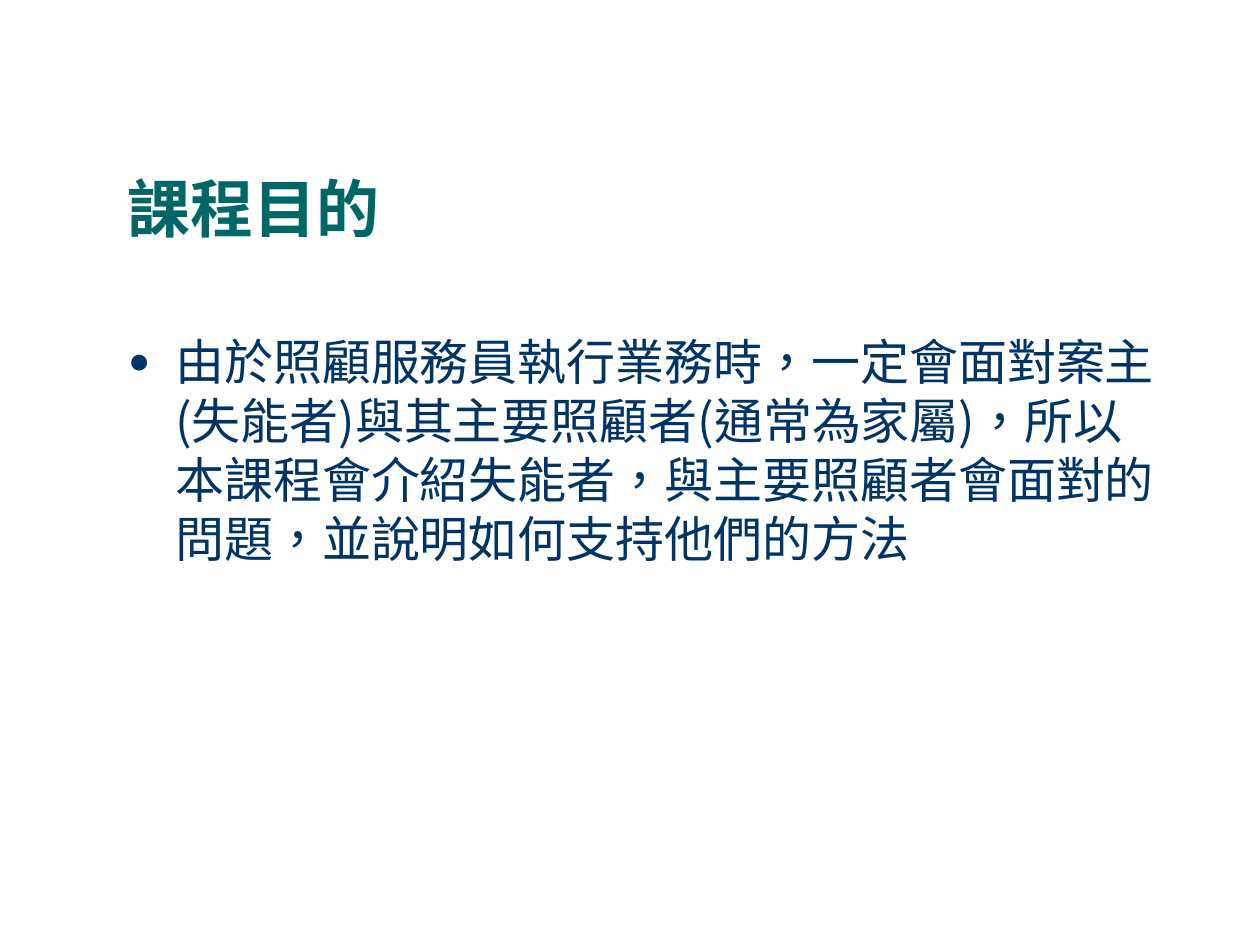
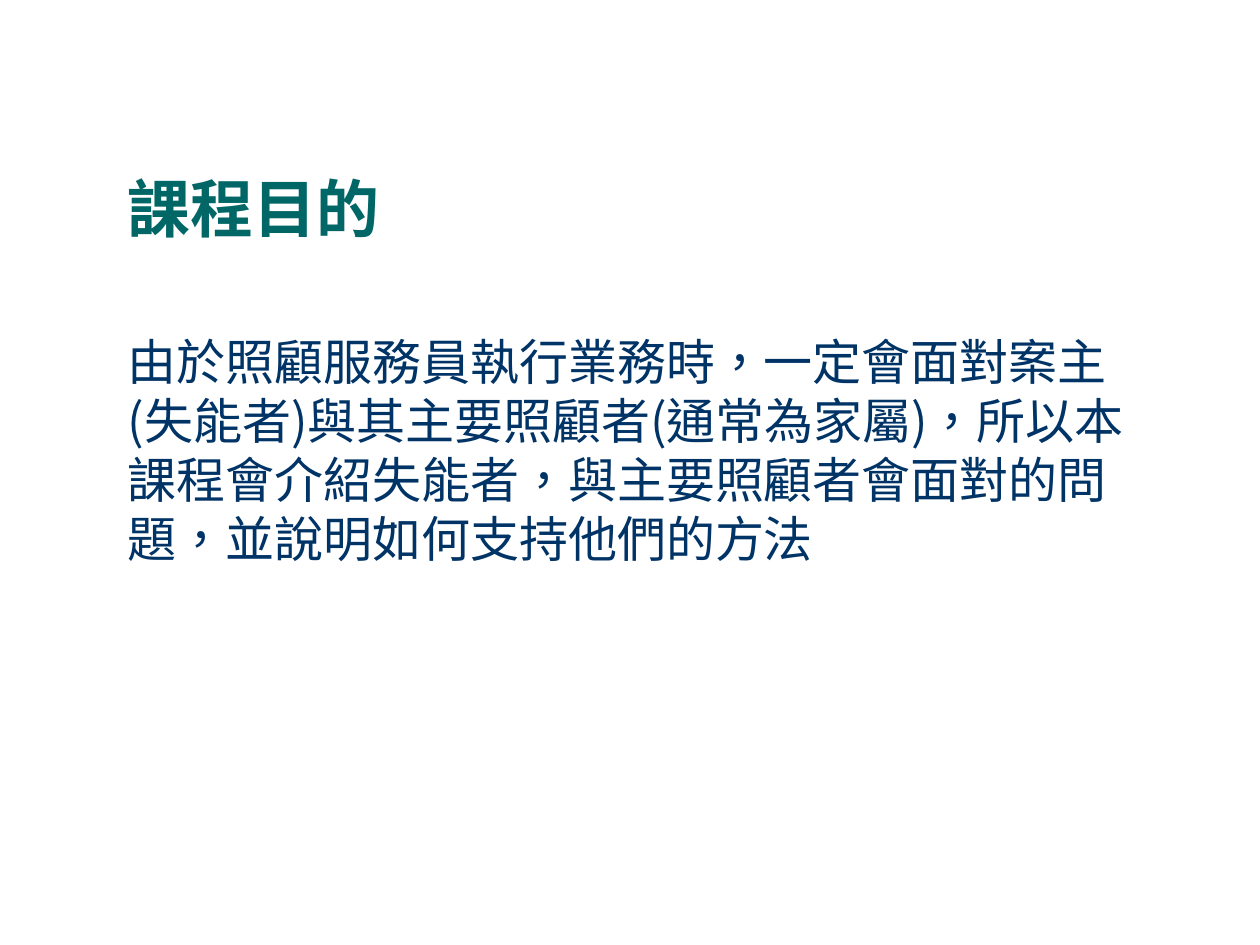
Before and after one commit to fhopecc/stxt, a slide deck: slide 2 of doc/tutorial/home_care.odp. Drawn at 1260x945 pixels with LibreOffice and Linux fonts; fonts in the diff are those of the drawing. Boxes give left, top, right and bottom in pixels: in the first picture for what was removed or moved away, otherwise in the second. Text is boxed around its words. In the diff, an @@ line names an element or a change of style, - is before the commit and + after.

```diff
--- a/doc/tutorial/home_care.odp
+++ b/doc/tutorial/home_care.odp
@@ text "由於照顧服務員執行業務時，一定會面對案主(失能者)與其主要照顧者(通常為家屬)，所以本課程會介紹失能者，與主要照顧者會面 ..." at bbox=[128, 338, 1124, 561]: bullet ● to none @@
```
Also in this commit, not shown: 1 other slide changed, 1 slide added, 2 slides removed.
